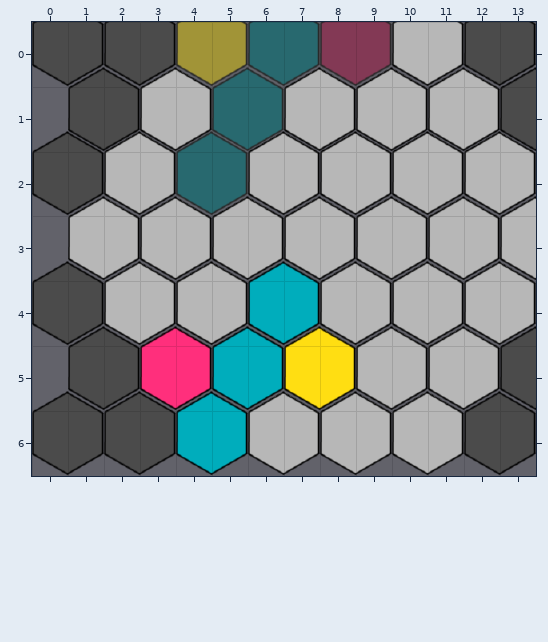
Tiled map, stored at assets/data/map2.tmx. The first picture shows the starting point.
Cells are 45x81 px. Shown: x 0..13, y 0..6.
After the commit:
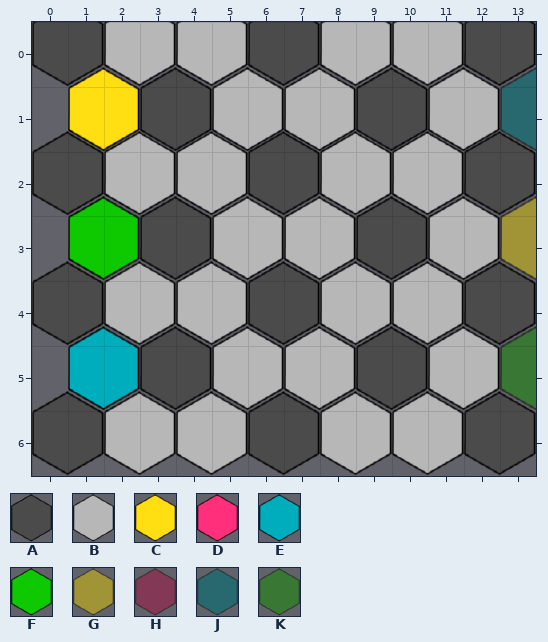
Key: from "Tile": A 0, B 1, C 2, D 3, E 5, F 7, G 10, H 11, J 13, K 15.
_ is an empty cell, . an unchanged one.
Difference:
--- layer "Tile Layer 1"
@@ x 1..13 @@
-0 .A.G.J.H.....
-1 A.B.J...B...A
-2 ...J.B.....B.
-3 B.B.....B...B
-4 .....E.....B.
-5 A.D.E.C.B...A
-6 .A.E.B.......
+0 .B.B.A.B.....
+1 C.A.B...A...J
+2 ...B.A.....A.
+3 F.A.....A...G
+4 .....A.....A.
+5 E.A.B.B.A...K
+6 .B.B.A.......
Pixel boxes of the changes (left, top, right, bottom) in both pictures:
changed: (69, 22, 426, 474)
changed: (465, 67, 536, 410)
